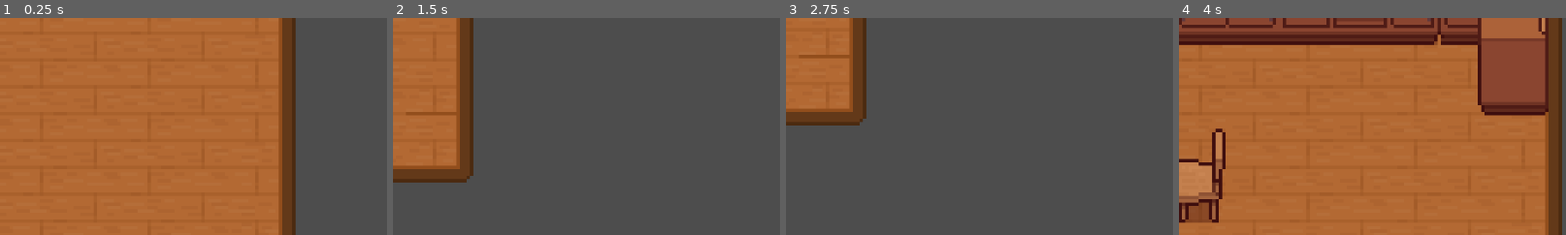
Above: before the commit, frames 1-4 (left to right).
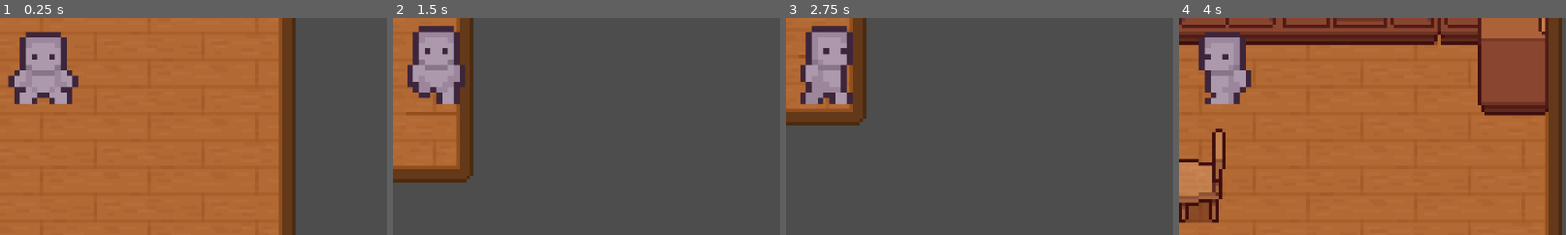
Above: after the commit, the same moments.

Repository: dddddakari/purgency
Game: Godot game, scene res://background/kitchen.tscn
Same seed, same stepped clock (60 frames per second), same inputs: the game is played once before the commit and once after it.
Inputs:
- Up to frame 1 (0.25 s): no input
- Up to frame 2 (1.5 s): hold Right (ui_right) 0.53-1.28 s; hold Down (ui_down) from 1.28 s (still down)
- Up to frame 3 (2.75 s): release Down (ui_down) at 2.03 s; hold Right (ui_right) from 2.03 s (still down)
- Up to frame 4 (4 s): release Right (ui_right) at 2.78 s; hold Up (ui_up) 2.78-3.53 s; hold Left (ui_left) from 3.53 s (still down)
The pictures show only the part of the screen within x 47-97%, y 43-93%; the shares and areas given below are measured in that part.

The runs differ from the first frame. In frame 1, 4.6% of the frame differs, in the area x 2-21%, y 6-40%; in frame 2, 4.4%; in frame 3, 4.3%; in frame 4, 3.7%.

Commit message:
WASD movements added.

Diff:
--- a/purgency-/background/kitchen.tscn
+++ b/purgency-/background/kitchen.tscn
@@ -1046,7 +1046,6 @@
 shape = SubResource("SegmentShape2D_3a2s8")
 
 [node name="Player" parent="." instance=ExtResource("7_gi5xj")]
-visible = false
 position = Vector2(138, 141)
 
 [node name="Camera2D" type="Camera2D" parent="Player"]
--- a/purgency-/project.godot
+++ b/purgency-/project.godot
@@ -15,6 +15,41 @@
 config/features=PackedStringArray("4.4", "Forward Plus")
 config/icon="res://icon.svg"
 
+[input]
+
+ui_left={
+"deadzone": 0.5,
+"events": [Object(InputEventKey,"resource_local_to_scene":false,"resource_name":"","device":0,"window_id":0,"alt_pressed":false,"shift_pressed":false,"ctrl_pressed":false,"meta_pressed":false,"pressed":false,"keycode":4194319,"physical_keycode":0,"key_label":0,"unicode":0,"location":0,"echo":false,"script":null)
+, Object(InputEventJoypadButton,"resource_local_to_scene":false,"resource_name":"","device":0,"button_index":13,"pressure":0.0,"pressed":false,"script":null)
+, Object(InputEventJoypadMotion,"resource_local_to_scene":false,"resource_name":"","device":0,"axis":0,"axis_value":-1.0,"script":null)
+, Object(InputEventKey,"resource_local_to_scene":false,"resource_name":"","device":0,"window_id":0,"alt_pressed":false,"shift_pressed":false,"ctrl_pressed":false,"meta_pressed":false,"pressed":false,"keycode":0,"physical_keycode":65,"key_label":0,"unicode":0,"location":0,"echo":false,"script":null)
+]
+}
+ui_right={
+"deadzone": 0.5,
+"events": [Object(InputEventKey,"resource_local_to_scene":false,"resource_name":"","device":0,"window_id":0,"alt_pressed":false,"shift_pressed":false,"ctrl_pressed":false,"meta_pressed":false,"pressed":false,"keycode":4194321,"physical_keycode":0,"key_label":0,"unicode":0,"location":0,"echo":false,"script":null)
+, Object(InputEventJoypadButton,"resource_local_to_scene":false,"resource_name":"","device":0,"button_index":14,"pressure":0.0,"pressed":false,"script":null)
+, Object(InputEventJoypadMotion,"resource_local_to_scene":false,"resource_name":"","device":0,"axis":0,"axis_value":1.0,"script":null)
+, Object(InputEventKey,"resource_local_to_scene":false,"resource_name":"","device":-1,"window_id":0,"alt_pressed":false,"shift_pressed":false,"ctrl_pressed":false,"meta_pressed":false,"pressed":false,"keycode":0,"physical_keycode":68,"key_label":0,"unicode":100,"location":0,"echo":false,"script":null)
+]
+}
+ui_up={
+"deadzone": 0.5,
+"events": [Object(InputEventKey,"resource_local_to_scene":false,"resource_name":"","device":0,"window_id":0,"alt_pressed":false,"shift_pressed":false,"ctrl_pressed":false,"meta_pressed":false,"pressed":false,"keycode":4194320,"physical_keycode":0,"key_label":0,"unicode":0,"location":0,"echo":false,"script":null)
+, Object(InputEventJoypadButton,"resource_local_to_scene":false,"resource_name":"","device":0,"button_index":11,"pressure":0.0,"pressed":false,"script":null)
+, Object(InputEventJoypadMotion,"resource_local_to_scene":false,"resource_name":"","device":0,"axis":1,"axis_value":-1.0,"script":null)
+, Object(InputEventKey,"resource_local_to_scene":false,"resource_name":"","device":-1,"window_id":0,"alt_pressed":false,"shift_pressed":false,"ctrl_pressed":false,"meta_pressed":false,"pressed":false,"keycode":0,"physical_keycode":87,"key_label":0,"unicode":119,"location":0,"echo":false,"script":null)
+]
+}
+ui_down={
+"deadzone": 0.5,
+"events": [Object(InputEventKey,"resource_local_to_scene":false,"resource_name":"","device":0,"window_id":0,"alt_pressed":false,"shift_pressed":false,"ctrl_pressed":false,"meta_pressed":false,"pressed":false,"keycode":4194322,"physical_keycode":0,"key_label":0,"unicode":0,"location":0,"echo":false,"script":null)
+, Object(InputEventJoypadButton,"resource_local_to_scene":false,"resource_name":"","device":0,"button_index":12,"pressure":0.0,"pressed":false,"script":null)
+, Object(InputEventJoypadMotion,"resource_local_to_scene":false,"resource_name":"","device":0,"axis":1,"axis_value":1.0,"script":null)
+, Object(InputEventKey,"resource_local_to_scene":false,"resource_name":"","device":-1,"window_id":0,"alt_pressed":false,"shift_pressed":false,"ctrl_pressed":false,"meta_pressed":false,"pressed":false,"keycode":0,"physical_keycode":83,"key_label":0,"unicode":115,"location":0,"echo":false,"script":null)
+]
+}
+
 [rendering]
 
 textures/canvas_textures/default_texture_filter=0
